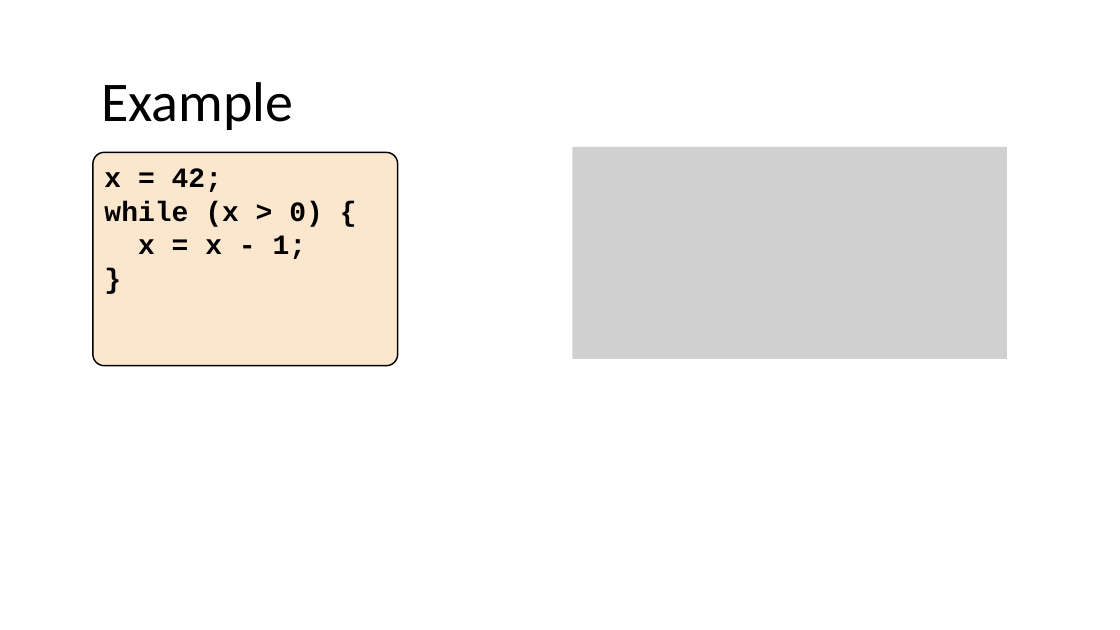
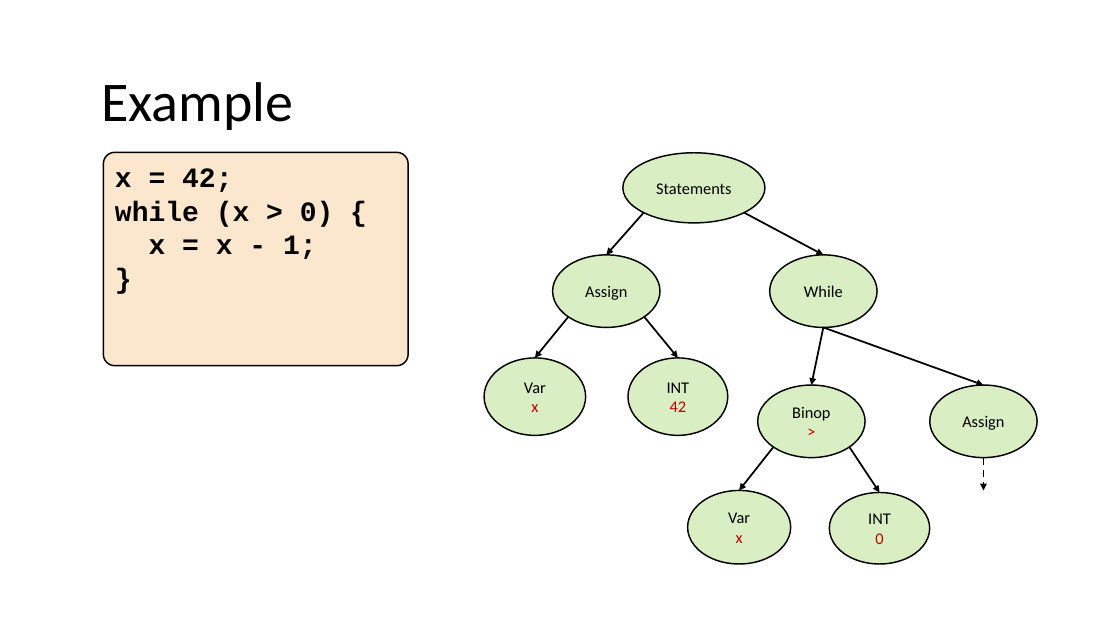
Before and after one commit to nivshani/compilation, a slide deck: slide 63 of slides/IR.pptx (slide 52 before the commit). Drawn at 1120x630 pixels with LibreOffice and Linux fonts; fonts in the diff are those of the drawing; grey boxes stand for pictures. Boxes give left, top, right and bottom in pixels: in the first picture for what was removed or moved away, otherwise in the second. Text is boxed around its words. In the diff, an @@ line names an element or a change of style, - is before the commit and + after.

```diff
--- a/slides/IR.pptx
+++ b/slides/IR.pptx
@@ picture removed at [572, 147, 1007, 359] @@
@@ rounded rectangle "x = 42;": place and size @@
-rounded rectangle "x = 42;" at [93, 152, 398, 365]
+rounded rectangle "x = 42;" at [103, 152, 408, 365]
@@ ellipse added at [623, 153, 765, 223], fill #92D050 at 34% opacity, outline #000000 1.25 pt, 14 pt, text #000000 @@
+Statements
@@ arrow added from (644, 213) to (607, 255), #000000 1.5 pt @@
@@ arrow added from (744, 213) to (823, 255), #000000 1.5 pt @@
@@ ellipse added at [553, 255, 660, 327], fill #92D050 at 34% opacity, outline #000000 1.25 pt, 14 pt, text #000000 @@
+Assign
@@ ellipse added at [770, 255, 877, 327], fill #92D050 at 34% opacity, outline #000000 1.25 pt, 14 pt, text #000000 @@
+While
@@ arrow added from (569, 317) to (535, 358), #000000 1.5 pt @@
@@ arrow added from (644, 317) to (678, 358), #000000 1.5 pt @@
@@ arrow added from (823, 328) to (812, 385), #000000 1.5 pt @@
@@ arrow added from (823, 328) to (984, 385), #000000 1.5 pt @@
@@ ellipse added at [484, 358, 586, 435], fill #92D050 at 34% opacity, outline #000000 1.25 pt, 14 pt, text #000000 @@
+Var
+x
@@ ellipse added at [628, 358, 728, 435], fill #92D050 at 34% opacity, outline #000000 1.25 pt, 14 pt, text #000000 @@
+INT
+42
@@ ellipse added at [758, 385, 865, 457], fill #92D050 at 34% opacity, outline #000000 1.25 pt, 14 pt, text #000000 @@
+Binop
+>
@@ ellipse added at [930, 385, 1038, 457], fill #92D050 at 34% opacity, outline #000000 1.25 pt, 14 pt, text #000000 @@
+Assign
@@ arrow added from (774, 447) to (739, 491), #000000 1.5 pt @@
@@ arrow added from (849, 447) to (880, 492), #000000 1.5 pt @@
@@ arrow added from (984, 458) to (984, 491), #000000 1.5 pt dashed @@
@@ ellipse added at [688, 491, 791, 565], fill #92D050 at 34% opacity, outline #000000 1.25 pt, 14 pt, text #000000 @@
+Var
+x
@@ ellipse added at [829, 492, 929, 564], fill #92D050 at 34% opacity, outline #000000 1.25 pt, 14 pt, text #000000 @@
+INT
+0
```
Also in this commit, not shown: 4 other slides changed, 14 slides added, 3 slides removed, 1 other file.
